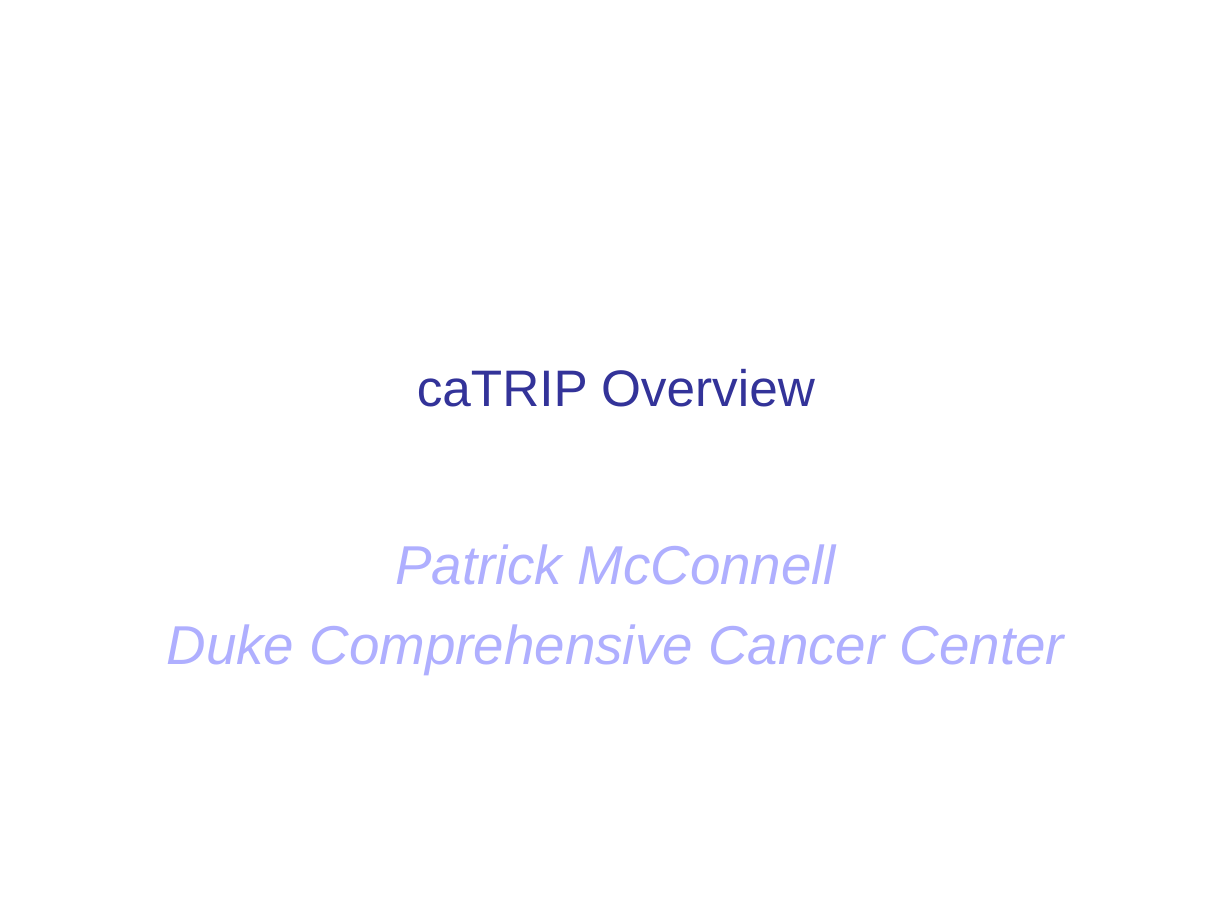
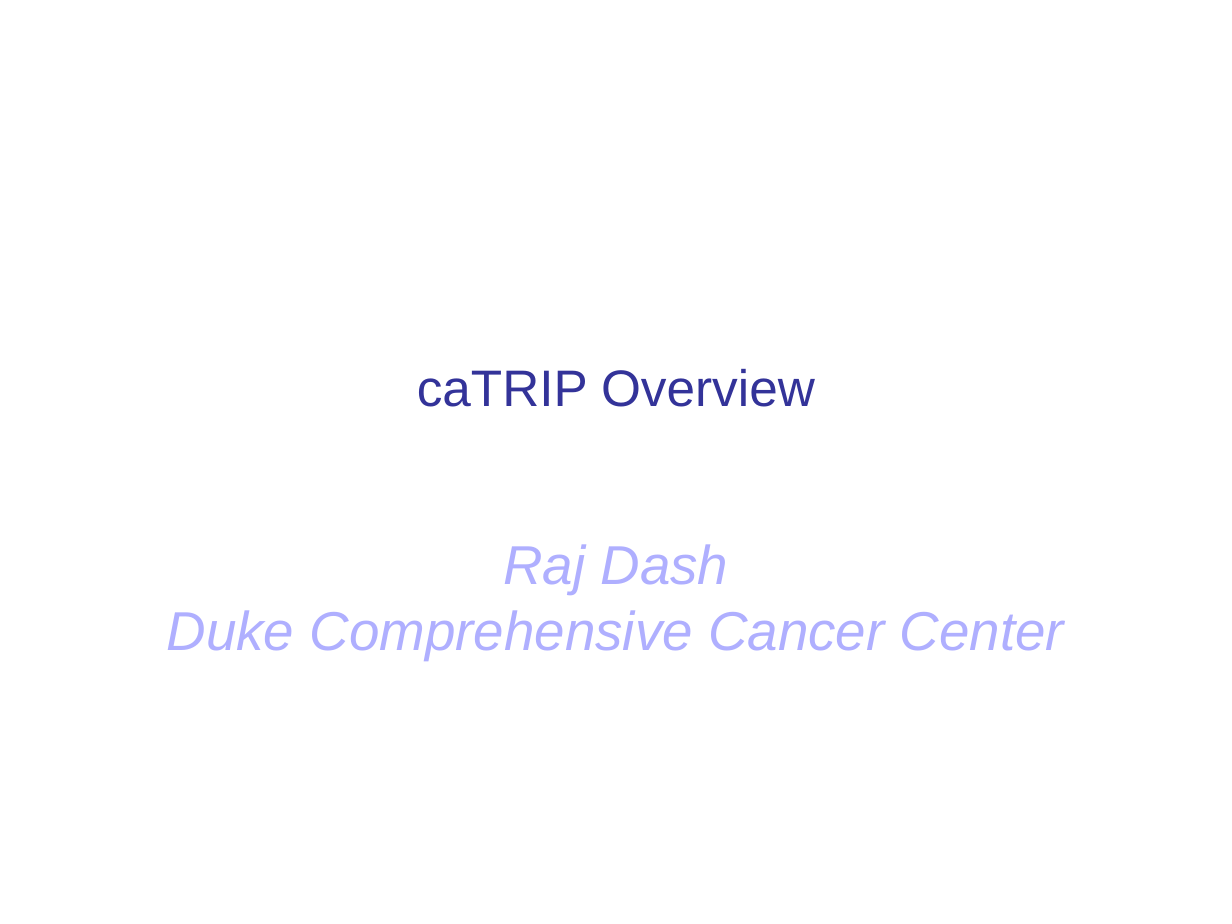
Before and after one commit to NCIP/catrip, a slide deck: slide 1 of catrip/documentation/presentations/breast_clinic_2006_06_19/duke_breast_clinic_2006_06_13.ppt. Drawn at 1232x924 pixels with LibreOffice and Linux fonts; fonts in the diff are those of the drawing; background and template pictures are left out. Boxes give left, top, right and bottom in pixels: in the first picture for what was removed or moved away, otherwise in the second. Text is boxed around its words. In the diff, an @@ line names an element or a change of style, - is before the commit and + after.

```diff
--- a/catrip/documentation/presentations/breast_clinic_2006_06_19/duke_breast_clinic_2006_06_13.ppt
+++ b/catrip/documentation/presentations/breast_clinic_2006_06_19/duke_breast_clinic_2006_06_13.ppt
@@ subtitle at (x1=167, y1=544, x2=1064, y2=660): text changed @@
-Patrick McConnell
-Duke Comprehensive Cancer Center
+Raj Dash
+Duke Comprehensive Cancer Center
```
Also in this commit, not shown: 2 other slides changed, 3 slides added.
